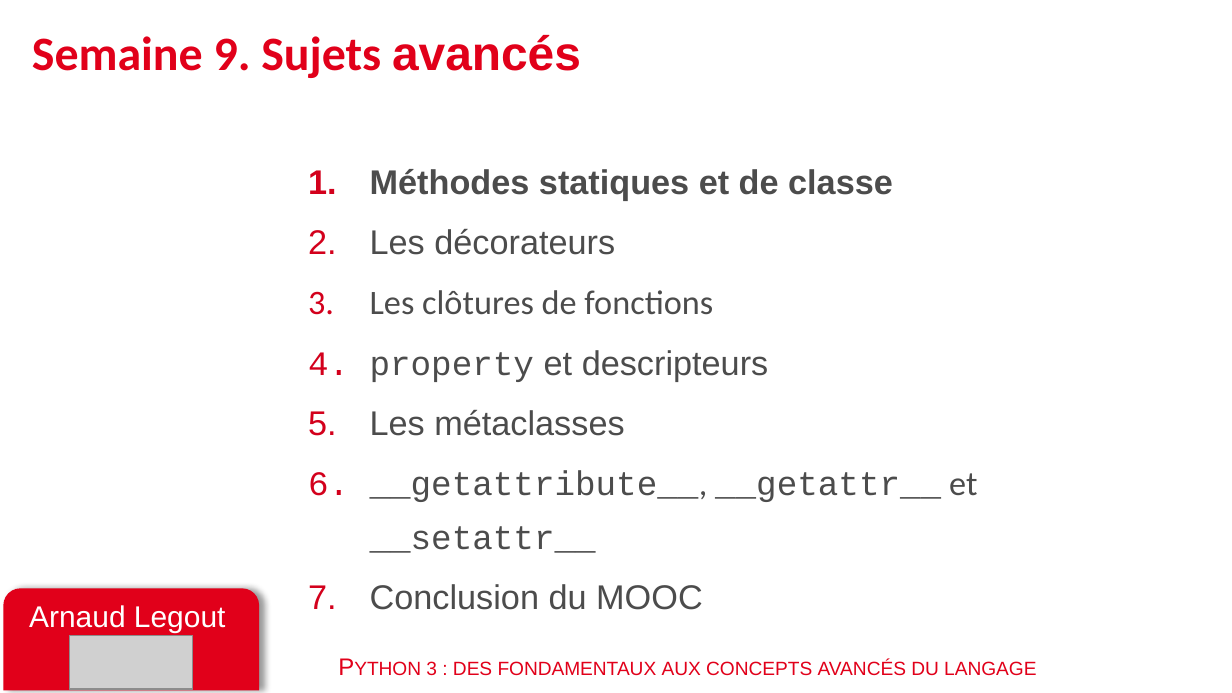
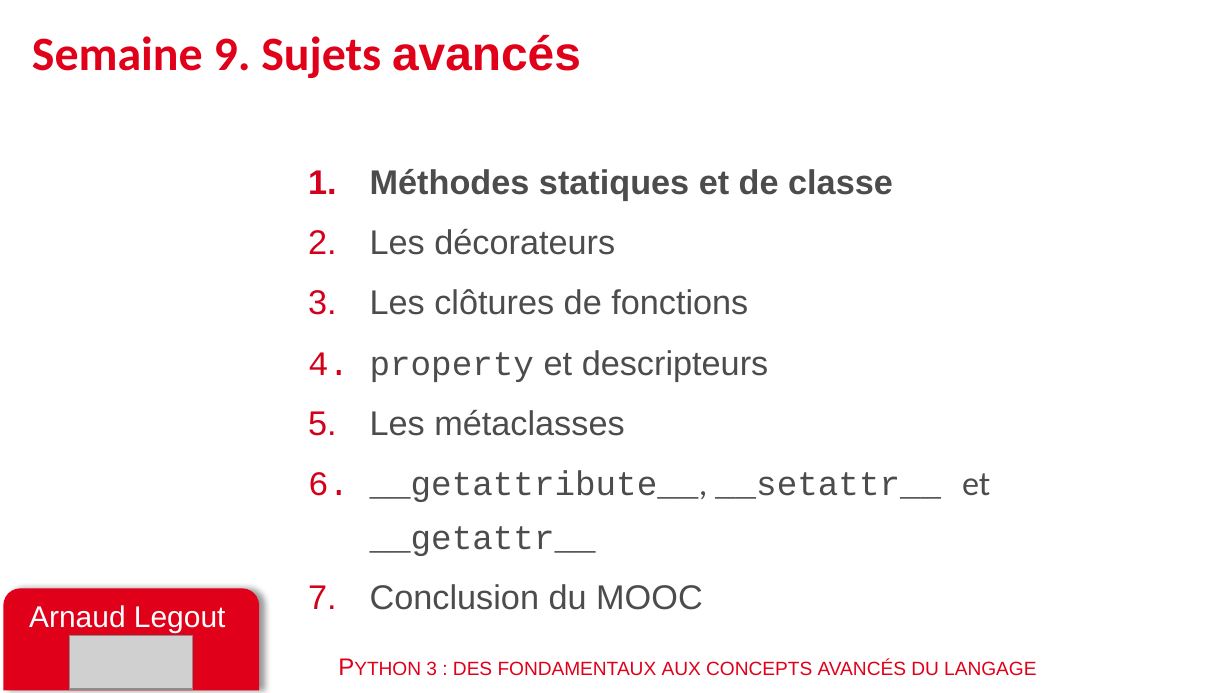
Before and after one commit to parmentelat/flotpython-archive, a slide deck: slide 27 of CONTENTS.pptx. Drawn at 1232x693 pixels with LibreOffice and Linux fonts; fonts in the diff are those of the drawing; grey boxes stand for pictures. Boxes give left, top, right and bottom in pixels: in the first picture for what was removed or moved away, otherwise in the second. Text is boxed around its words. In the diff, an @@ line names an element or a change of style, - is before the commit and + after.

```diff
--- a/CONTENTS.pptx
+++ b/CONTENTS.pptx
@@ text at [370,289,748,315]: font Calibri to Arial in "Les clôtures de fonctions" @@
@@ text at [370,470,990,556]: text changed @@
-6. __getattribute__, __getattr__ et __setattr__
+6. __getattribute__, __setattr__ et __getattr__
```
Also in this commit, not shown: 2 other files.
